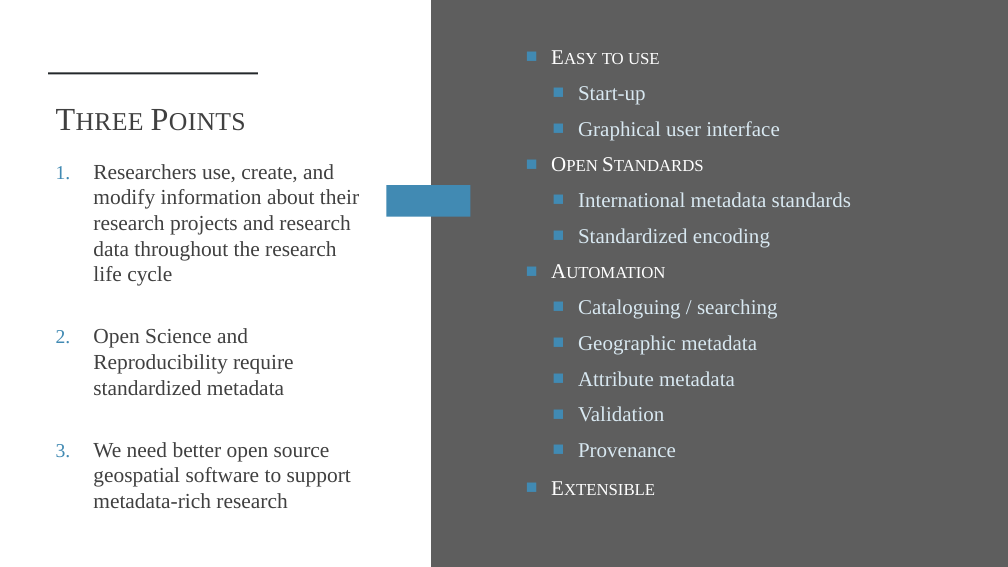
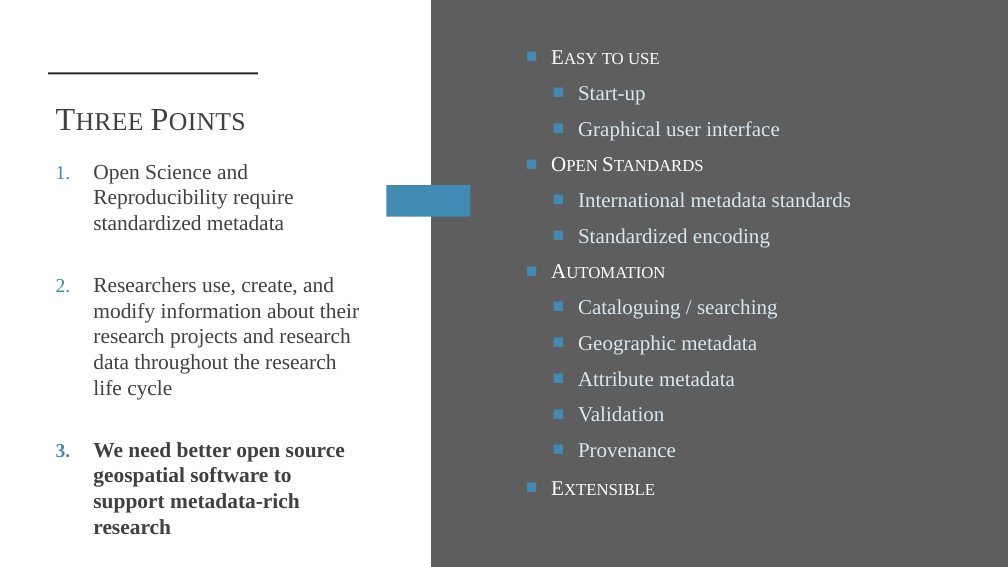
Before and after one commit to HEGSRR/CP-foss4g-2022-metadata, a slide deck: slide 30 of slides/Holler-FOSS4G-2022.pptx (slide 25 before the commit). Drawn at 1008x567 pixels with LibreOffice and Linux fonts; fonts in the diff are those of the drawing. Boxes give left, top, right and bottom in pixels: in the first picture for what was removed or moved away, otherwise in the second. Text is boxed around its words. In the diff, an @@ line names an element or a change of style, - is before the commit and + after.

```diff
--- a/slides/Holler-FOSS4G-2022.pptx
+++ b/slides/Holler-FOSS4G-2022.pptx
@@ text at [93,164,294,230]: paragraph added @@
+1. Open Science and Reproducibility require standardized metadata
@@ text at [93,328,294,395]: paragraph removed @@
-2. Open Science and Reproducibility require standardized metadata
@@ text at [93,442,345,534]: bold on in "We need better open source geospatial software ..." @@
```
Also in this commit, not shown: 4 other slides changed, 5 slides added, 2 other files.
